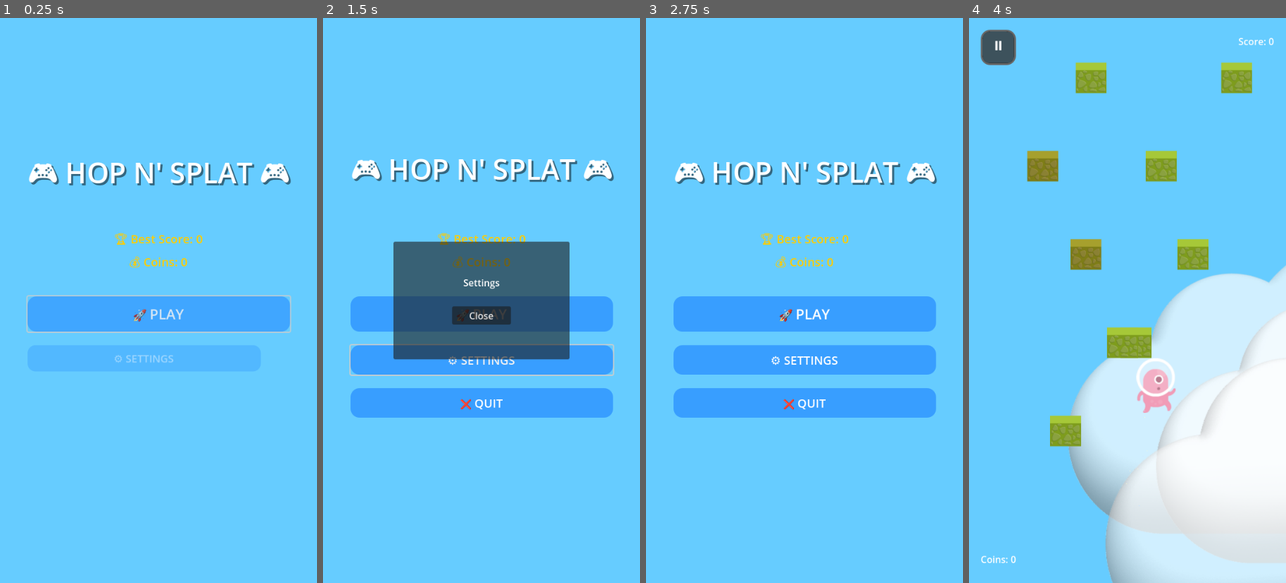
Above: before the commit, frames 1-4 (left to right).
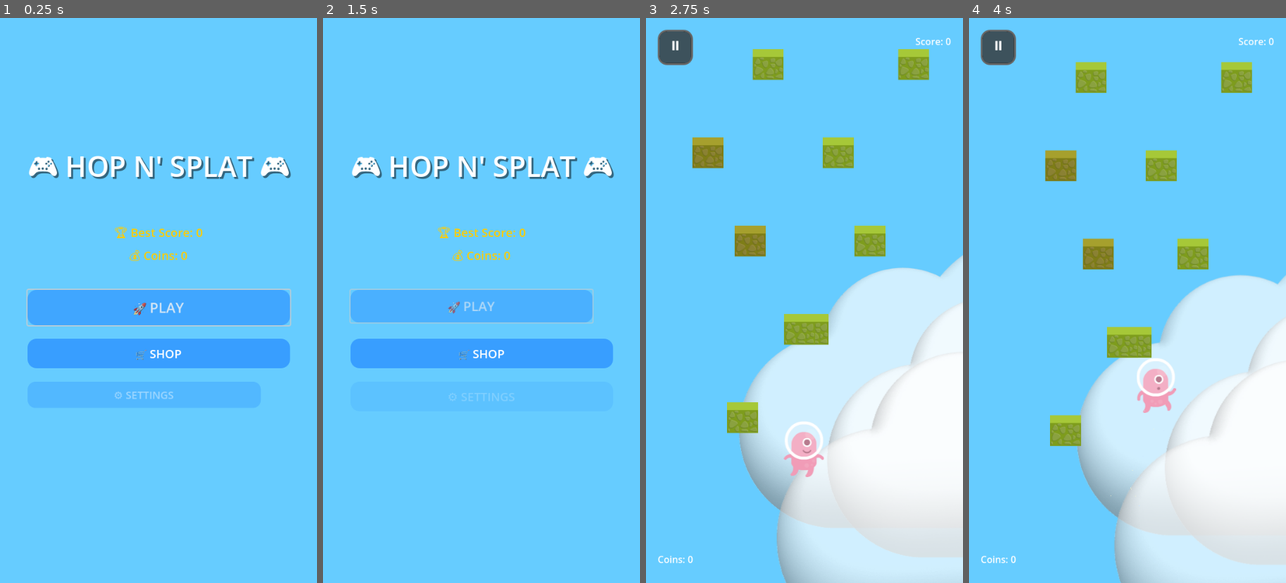
Above: after the commit, the same moments.

Repository: jeanleonhirwa/hopnsplat
Game: Godot game, scene res://scenes/MainMenu.tscn
Two runs of this game, one before a commit and one after it. Both use one fixed random seed, a clock stepped at 60 frames per second and the inputs below.
Inputs (mouse positions are in pixels of both pictures, inside the frame that each line leads up to):
- Up to frame 1 (0.25 s): no input
- Up to frame 2 (1.5 s): click (481, 351) at 0.5 s, where only the run after the commit has a clickable "🛒 SHOP"; click (357, 51) at 1.25 s, where only the run after the commit has a clickable "←"
- Up to frame 3 (2.75 s): click "🚀 PLAY" at 2 s
- Up to frame 4 (4 s): click (1127, 311) at 2.75 s, where only the run before the commit has a clickable "🚀 PLAY"; tap Enter (ui_accept) at 3.5, 3.77 s; move the mouse to (1197, 272) at 3.52 s; hold Right (ui_right) from 3.53 s (still down); click (1197, 272) at 3.67 s

The runs differ from the first frame. In frame 1, 9.6% of the frame differs, in the area x 8-92%, y 24-68%; in frame 2, 20%; in frame 3, 44%, in the area x 3-100%, y 2-100%; in frame 4, 4.2%.
Error after the commit: Invalid access to property or key 'theme_override_font_sizes' on a base object of type 'Label'. (res://scripts/shop.gd:125)

Commit message:
Improving the shop system

Diff:
--- a/scenes/MainMenu.tscn
+++ b/scenes/MainMenu.tscn
@@ -101,6 +101,20 @@
 layout_mode = 2
 custom_minimum_size = Vector2(0, 15)
 
+[node name="ShopButton" type="Button" parent="VBoxContainer/ButtonContainer"]
+layout_mode = 2
+custom_minimum_size = Vector2(0, 50)
+theme_override_styles/normal = SubResource("StyleBoxFlat_1")
+theme_override_styles/hover = SubResource("StyleBoxFlat_2")
+theme_override_styles/pressed = SubResource("StyleBoxFlat_1")
+theme_override_font_sizes/font_size = 20
+theme_override_colors/font_color = Color(1, 1, 1, 1)
+text = "🛒 SHOP"
+
+[node name="Spacer5" type="Control" parent="VBoxContainer/ButtonContainer"]
+layout_mode = 2
+custom_minimum_size = Vector2(0, 15)
+
 [node name="SettingsButton" type="Button" parent="VBoxContainer/ButtonContainer"]
 layout_mode = 2
 custom_minimum_size = Vector2(0, 50)
--- /dev/null
+++ b/scenes/Shop.tscn
@@ -0,0 +1,108 @@
+[gd_scene load_steps=4 format=3 uid="uid://bvn8y2qwxr4kl"]
+
+[ext_resource type="Script" path="res://scripts/shop.gd" id="1_shop"]
+
+[sub_resource type="StyleBoxFlat" id="StyleBoxFlat_1"]
+bg_color = Color(0.2, 0.6, 1, 0.9)
+corner_radius_top_left = 15
+corner_radius_top_right = 15
+corner_radius_bottom_right = 15
+corner_radius_bottom_left = 15
+
+[sub_resource type="StyleBoxFlat" id="StyleBoxFlat_2"]
+bg_color = Color(0.3, 0.7, 1, 1)
+corner_radius_top_left = 15
+corner_radius_top_right = 15
+corner_radius_bottom_right = 15
+corner_radius_bottom_left = 15
+
+[node name="Shop" type="Control"]
+layout_mode = 3
+anchors_preset = 15
+anchor_right = 1.0
+anchor_bottom = 1.0
+script = ExtResource("1_shop")
+
+[node name="Background" type="ColorRect" parent="."]
+layout_mode = 1
+anchors_preset = 15
+anchor_right = 1.0
+anchor_bottom = 1.0
+color = Color(0.4, 0.8, 1, 1)
+
+[node name="VBoxContainer" type="VBoxContainer" parent="."]
+layout_mode = 1
+anchors_preset = 15
+anchor_right = 1.0
+anchor_bottom = 1.0
+offset_left = 20.0
+offset_top = 20.0
+offset_right = -20.0
+offset_bottom = -20.0
+
+[node name="HeaderContainer" type="HBoxContainer" parent="VBoxContainer"]
+layout_mode = 2
+custom_minimum_size = Vector2(0, 80)
+
+[node name="BackButton" type="Button" parent="VBoxContainer/HeaderContainer"]
+layout_mode = 2
+custom_minimum_size = Vector2(80, 60)
+theme_override_styles/normal = SubResource("StyleBoxFlat_1")
+theme_override_styles/hover = SubResource("StyleBoxFlat_2")
+theme_override_font_sizes/font_size = 24
+theme_override_colors/font_color = Color(1, 1, 1, 1)
+text = "←"
+
+[node name="TitleLabel" type="Label" parent="VBoxContainer/HeaderContainer"]
+layout_mode = 2
+size_flags_horizontal = 3
+text = "🛒 SHOP"
+theme_override_font_sizes/font_size = 36
+theme_override_colors/font_color = Color(1, 1, 1, 1)
+horizontal_alignment = 1
+vertical_alignment = 1
+
+[node name="CurrencyLabel" type="Label" parent="VBoxContainer/HeaderContainer"]
+layout_mode = 2
+custom_minimum_size = Vector2(150, 0)
+text = "💰 Coins: 0"
+theme_override_font_sizes/font_size = 20
+theme_override_colors/font_color = Color(1, 0.8, 0, 1)
+horizontal_alignment = 2
+vertical_alignment = 1
+
+[node name="TabContainer" type="TabContainer" parent="VBoxContainer"]
+layout_mode = 2
+size_flags_vertical = 3
+theme_override_font_sizes/font_size = 18
+
+[node name="PlayerSkins" type="ScrollContainer" parent="VBoxContainer/TabContainer"]
+layout_mode = 2
+
+[node name="SkinsGrid" type="GridContainer" parent="VBoxContainer/TabContainer/PlayerSkins"]
+layout_mode = 2
+size_flags_horizontal = 3
+size_flags_vertical = 3
+columns = 2
+
+[node name="BoostUpgrades" type="ScrollContainer" parent="VBoxContainer/TabContainer"]
+layout_mode = 2
+visible = false
+
+[node name="UpgradesGrid" type="GridContainer" parent="VBoxContainer/TabContainer/BoostUpgrades"]
+layout_mode = 2
+size_flags_horizontal = 3
+size_flags_vertical = 3
+columns = 1
+
+[node name="PowerUps" type="ScrollContainer" parent="VBoxContainer/TabContainer"]
+layout_mode = 2
+visible = false
+
+[node name="PowerupsGrid" type="GridContainer" parent="VBoxContainer/TabContainer/PowerUps"]
+layout_mode = 2
+size_flags_horizontal = 3
+size_flags_vertical = 3
+columns = 2
+
+[connection signal="pressed" from="VBoxContainer/HeaderContainer/BackButton" to="." method="_on_back_button_pressed"]
--- a/scripts/main_menu.gd
+++ b/scripts/main_menu.gd
@@ -78,6 +78,12 @@
 		quit_button.pressed.connect(_on_quit_button_pressed)
 		quit_button.mouse_entered.connect(_on_button_hover)
 
+	# Connect shop button
+	var shop_button = $VBoxContainer/ButtonContainer/ShopButton
+	if shop_button:
+		shop_button.pressed.connect(_on_shop_button_pressed)
+		shop_button.mouse_entered.connect(_on_button_hover)
+
 func start_animations():
 	"""Start background animations and effects"""
 	if background_animation:
@@ -179,6 +185,18 @@
 		var tween = create_tween()
 		tween.tween_property(settings_panel, "modulate:a", 0.0, 0.3)
 		tween.tween_callback(func(): settings_panel.visible = false)
+
+func _on_shop_button_pressed():
+	"""Open shop scene"""
+	print("Shop button pressed")
+	if button_click_sound:
+		button_click_sound.play()
+
+	animate_button_press($VBoxContainer/ButtonContainer/ShopButton)
+
+	# Wait for animation then switch scene
+	await get_tree().create_timer(0.2).timeout
+	get_tree().change_scene_to_file("res://scenes/Shop.tscn")
 
 func refresh_stats():
 	"""Refresh displayed stats (called when returning from game)"""
--- /dev/null
+++ b/scripts/shop.gd
@@ -0,0 +1,211 @@
+extends Control
+
+# Shop System for Hop n' Splat
+signal purchase_made(item_type: String, item_id: String)
+
+# UI References
+@onready var currency_label = $VBoxContainer/HeaderContainer/CurrencyLabel
+@onready var skins_grid = $VBoxContainer/TabContainer/PlayerSkins/SkinsGrid
+@onready var upgrades_grid = $VBoxContainer/TabContainer/BoostUpgrades/UpgradesGrid
+@onready var powerups_grid = $VBoxContainer/TabContainer/PowerUps/PowerupsGrid
+
+# Shop Data
+var current_currency: int = 0
+var purchased_items: Dictionary = {}
+
+# Item definitions
+var shop_items = {
+	"skins": [
+		{"id": "alien_blue", "name": "Blue Alien", "price": 50, "description": "Cool blue variant"},
+		{"id": "alien_green", "name": "Green Alien", "price": 75, "description": "Nature-loving alien"},
+		{"id": "alien_red", "name": "Red Alien", "price": 100, "description": "Fiery red alien"},
+		{"id": "alien_gold", "name": "Golden Alien", "price": 200, "description": "Legendary golden skin"}
+	],
+	"upgrades": [
+		{"id": "jump_duration", "name": "Jump Boost+", "price": 150, "description": "Jump boost lasts 2x longer"},
+		{"id": "speed_duration", "name": "Speed Boost+", "price": 120, "description": "Speed boost lasts 2x longer"},
+		{"id": "shield_extra", "name": "Double Shield", "price": 180, "description": "Shield blocks 2 hits instead of 1"},
+		{"id": "magnet_range", "name": "Super Magnet", "price": 100, "description": "Coin magnet has 2x range"}
+	],
+	"powerups": [
+		{"id": "start_jump", "name": "Jump Start", "price": 80, "description": "Start each game with jump boost"},
+		{"id": "start_shield", "name": "Shield Start", "price": 120, "description": "Start each game with shield"},
+		{"id": "coin_multiplier", "name": "Coin Luck", "price": 250, "description": "Earn 2x coins from jumps"}
+	]
+}
+
+func _ready():
+	load_shop_data()
+	update_currency_display()
+	populate_shop_items()
+
+func load_shop_data():
+	"""Load currency and purchased items from save file"""
+	var save_file = FileAccess.open("user://hopnsplat_save.dat", FileAccess.READ)
+	if save_file:
+		var save_data = save_file.get_as_text()
+		save_file.close()
+
+		var json = JSON.new()
+		var parse_result = json.parse(save_data)
+		if parse_result == OK:
+			var data = json.data
+			current_currency = data.get("total_currency", 0)
+			purchased_items = data.get("purchased_items", {})
+
+func save_shop_data():
+	"""Save currency and purchased items to file"""
+	var save_file = FileAccess.open("user://hopnsplat_save.dat", FileAccess.READ)
+	var save_data = {}
+
+	if save_file:
+		var existing_data = save_file.get_as_text()
+		save_file.close()
+
+		var json = JSON.new()
+		var parse_result = json.parse(existing_data)
+		if parse_result == OK:
+			save_data = json.data
+
+	# Update with current shop data
+	save_data["total_currency"] = current_currency
+	save_data["purchased_items"] = purchased_items
+
+	# Save back to file
+	save_file = FileAccess.open("user://hopnsplat_save.dat", FileAccess.WRITE)
+	if save_file:
+		save_file.store_string(JSON.stringify(save_data))
+		save_file.close()
+
+func update_currency_display():
+	"""Update the currency label"""
+	currency_label.text = "💰 Coins: " + str(current_currency)
+
+func populate_shop_items():
+	"""Create shop item buttons for each category"""
+	create_skin_items()
+	create_upgrade_items()
+	create_powerup_items()
+
+func create_skin_items():
+	"""Create player skin shop items"""
+	for item in shop_items["skins"]:
+		var item_button = create_shop_item_button(item, "skins")
+		skins_grid.add_child(item_button)
+
+func create_upgrade_items():
+	"""Create boost upgrade shop items"""
+	for item in shop_items["upgrades"]:
+		var item_button = create_shop_item_button(item, "upgrades")
+		upgrades_grid.add_child(item_button)
+
+func create_powerup_items():
+	"""Create power-up shop items"""
+	for item in shop_items["powerups"]:
+		var item_button = create_shop_item_button(item, "powerups")
+		powerups_grid.add_child(item_button)
+
+func create_shop_item_button(item: Dictionary, category: String) -> Control:
+	"""Create a shop item button with purchase functionality"""
+	var item_container = VBoxContainer.new()
+	item_container.custom_minimum_size = Vector2(240, 120)
+
+	# Item panel
+	var item_panel = Panel.new()
+	item_panel.custom_minimum_size = Vector2(240, 120)
+
+	# Item info container
+	var info_container = VBoxContainer.new()
+	info_container.set_anchors_and_offsets_preset(Control.PRESET_FULL_RECT)
+	info_container.add_theme_constant_override("separation", 5)
+
+	# Item name
+	var name_label = Label.new()
+	name_label.text = item["name"]
+	name_label.theme_override_font_sizes["font_size"] = 18
+	name_label.theme_override_colors["font_color"] = Color.WHITE
+	name_label.horizontal_alignment = HORIZONTAL_ALIGNMENT_CENTER
+
+	# Item description
+	var desc_label = Label.new()
+	desc_label.text = item["description"]
+	desc_label.theme_override_font_sizes["font_size"] = 12
+	desc_label.theme_override_colors["font_color"] = Color(0.8, 0.8, 0.8)
+	desc_label.horizontal_alignment = HORIZONTAL_ALIGNMENT_CENTER
+	desc_label.autowrap_mode = TextServer.AUTOWRAP_WORD_SMART
+
+	# Purchase button
+	var purchase_button = Button.new()
+	purchase_button.custom_minimum_size = Vector2(0, 30)
+
+	# Check if already purchased
+	var item_key = category + "_" + item["id"]
+	if purchased_items.has(item_key):
+		purchase_button.text = "✓ OWNED"
+		purchase_button.disabled = true
+		purchase_button.theme_override_colors["font_color"] = Color.GREEN
+	else:
+		purchase_button.text = "💰 " + str(item["price"])
+		purchase_button.disabled = current_currency < item["price"]
+		if purchase_button.disabled:
+			purchase_button.theme_override_colors["font_color"] = Color.RED
+		else:
+			purchase_button.theme_override_colors["font_color"] = Color.WHITE
+
+	# Connect purchase signal
+	purchase_button.pressed.connect(_on_item_purchased.bind(item, category))
+
+	# Add to containers
+	info_container.add_child(name_label)
+	info_container.add_child(desc_label)
+	info_container.add_child(purchase_button)
+	item_panel.add_child(info_container)
+	item_container.add_child(item_panel)
+
+	return item_container
+
+func _on_item_purchased(item: Dictionary, category: String):
+	"""Handle item purchase"""
+	var item_key = category + "_" + item["id"]
+	var price = item["price"]
+
+	if current_currency >= price and not purchased_items.has(item_key):
+		# Deduct currency
+		current_currency -= price
+
+		# Mark as purchased
+		purchased_items[item_key] = true
+
+		# Save data
+		save_shop_data()
+
+		# Update UI
+		update_currency_display()
+		refresh_shop_items()
+
+		# Emit signal for game to handle
+		emit_signal("purchase_made", category, item["id"])
+
+		print("Purchased: ", item["name"], " for ", price, " coins")
+
+func refresh_shop_items():
+	"""Refresh all shop item displays"""
+	# Clear existing items
+	for child in skins_grid.get_children():
+		child.queue_free()
+	for child in upgrades_grid.get_children():
+		child.queue_free()
+	for child in powerups_grid.get_children():
+		child.queue_free()
+
+	# Repopulate
+	call_deferred("populate_shop_items")
+
+func _on_back_button_pressed():
+	"""Return to main menu"""
+	get_tree().change_scene_to_file("res://scenes/MainMenu.tscn")
+
+func set_currency(amount: int):
+	"""Set current currency amount (called from main menu)"""
+	current_currency = amount
+	update_currency_display()
--- a/scripts/shop_system.gd
+++ /dev/null
@@ -1,201 +0,0 @@
-extends Node
-
-# Shop System for Hop n' Splat
-# Manages purchasable items, player inventory, and shop UI
-
-signal item_purchased(item_id: String, cost: int)
-signal currency_updated(new_amount: int)
-
-# Shop item categories
-enum ItemCategory {
-	SKINS,
-	UPGRADES,
-	BOOSTS
-}
-
-# Shop item data structure
-class ShopItem:
-	var id: String
-	var name: String
-	var description: String
-	var cost: int
-	var category: ItemCategory
-	var icon_path: String
-	var is_purchased: bool = false
-	var is_equipped: bool = false
-
-	func _init(item_id: String, item_name: String, item_desc: String, item_cost: int, item_category: ItemCategory, item_icon: String = ""):
-		id = item_id
-		name = item_name
-		description = item_desc
-		cost = item_cost
-		category = item_category
-		icon_path = item_icon
-
-# Available shop items
-var shop_items: Dictionary = {}
-var player_inventory: Array[String] = []
-var equipped_items: Dictionary = {}
-
-# Save file path
-const SHOP_SAVE_FILE = "user://shop_data.save"
-
-func _ready():
-	initialize_shop_items()
-	load_shop_data()
-
-func initialize_shop_items():
-	"""Initialize all available shop items"""
-
-	# PLAYER SKINS
-	shop_items["skin_blue"] = ShopItem.new(
-		"skin_blue", "Blue Alien", "Cool blue alien skin", 50, ItemCategory.SKINS, "res://assets/player/alienBlue.png"
-	)
-	shop_items["skin_green"] = ShopItem.new(
-		"skin_green", "Green Alien", "Fresh green alien skin", 75, ItemCategory.SKINS, "res://assets/player/alienGreen.png"
-	)
-	shop_items["skin_yellow"] = ShopItem.new(
-		"skin_yellow", "Yellow Alien", "Bright yellow alien skin", 100, ItemCategory.SKINS, "res://assets/player/alienYellow.png"
-	)
-
-	# BOOST UPGRADES
-	shop_items["jump_boost_upgrade"] = ShopItem.new(
-		"jump_boost_upgrade", "Jump Boost+", "Increases jump boost duration by 2 seconds", 150, ItemCategory.UPGRADES
-	)
-	shop_items["speed_boost_upgrade"] = ShopItem.new(
-		"speed_boost_upgrade", "Speed Boost+", "Increases speed boost duration by 2 seconds", 150, ItemCategory.UPGRADES
-	)
-	shop_items["shield_upgrade"] = ShopItem.new(
-		"shield_upgrade", "Shield+", "Shield blocks 2 hits instead of 1", 200, ItemCategory.UPGRADES
-	)
-	shop_items["magnet_upgrade"] = ShopItem.new(
-		"magnet_upgrade", "Magnet+", "Increases coin magnet radius by 50%", 175, ItemCategory.UPGRADES
-	)
-
-	# BOOST PACKS (consumable)
-	shop_items["boost_pack_small"] = ShopItem.new(
-		"boost_pack_small", "Small Boost Pack", "Start with 1 random boost", 25, ItemCategory.BOOSTS
-	)
-	shop_items["boost_pack_large"] = ShopItem.new(
-		"boost_pack_large", "Large Boost Pack", "Start with 2 random boosts", 75, ItemCategory.BOOSTS
-	)
-
-func get_items_by_category(category: ItemCategory) -> Array[ShopItem]:
-	"""Get all items in a specific category"""
-	var items: Array[ShopItem] = []
-	for item_id in shop_items:
-		var item = shop_items[item_id]
-		if item.category == category:
-			items.append(item)
-	return items
-
-func can_purchase_item(item_id: String, player_currency: int) -> bool:
-	"""Check if player can purchase an item"""
-	if not shop_items.has(item_id):
-		return false
-
-	var item = shop_items[item_id]
-	return not item.is_purchased and player_currency >= item.cost
-
-func purchase_item(item_id: String, player_currency: int) -> bool:
-	"""Purchase an item if possible"""
-	if not can_purchase_item(item_id, player_currency):
-		return false
-
-	var item = shop_items[item_id]
-	item.is_purchased = true
-	player_inventory.append(item_id)
-
-	# Auto-equip first skin purchased
-	if item.category == ItemCategory.SKINS and not equipped_items.has("skin"):
-		equip_item(item_id)
-
-	save_shop_data()
-	emit_signal("item_purchased", item_id, item.cost)
-	return true
-
-func equip_item(item_id: String) -> bool:
-	"""Equip a purchased item"""
-	if not shop_items.has(item_id) or not shop_items[item_id].is_purchased:
-		return false
-
-	var item = shop_items[item_id]
-
-	# Unequip previous item of same category
-	match item.category:
-		ItemCategory.SKINS:
-			# Unequip current skin
-			if equipped_items.has("skin"):
-				var old_skin = shop_items[equipped_items["skin"]]
-				old_skin.is_equipped = false
-			equipped_items["skin"] = item_id
-			item.is_equipped = true
-
-	save_shop_data()
-	return true
-
-func get_equipped_skin() -> String:
-	"""Get currently equipped skin ID"""
-	return equipped_items.get("skin", "default")
-
-func has_upgrade(upgrade_id: String) -> bool:
-	"""Check if player has purchased an upgrade"""
-	return shop_items.has(upgrade_id) and shop_items[upgrade_id].is_purchased
-
-func save_shop_data():
-	"""Save shop data to file"""
-	var save_data = {
-		"inventory": player_inventory,
-		"equipped": equipped_items,
-		"purchased_items": {}
-	}
-
-	# Save purchase status for all items
-	for item_id in shop_items:
-		var item = shop_items[item_id]
-		save_data.purchased_items[item_id] = {
-			"is_purchased": item.is_purchased,
-			"is_equipped": item.is_equipped
-		}
-
-	var save_file = FileAccess.open(SHOP_SAVE_FILE, FileAccess.WRITE)
-	if save_file:
-		save_file.store_string(JSON.stringify(save_data))
-		save_file.close()
-		print("Shop data saved successfully")
-
-func load_shop_data():
-	"""Load shop data from file"""
-	if not FileAccess.file_exists(SHOP_SAVE_FILE):
-		print("No shop save file found, using defaults")
-		return
-
-	var save_file = FileAccess.open(SHOP_SAVE_FILE, FileAccess.READ)
-	if not save_file:
-		print("Failed to open shop save file")
-		return
-
-	var save_data_text = save_file.get_as_text()
-	save_file.close()
-
-	var json = JSON.new()
-	var parse_result = json.parse(save_data_text)
-	if parse_result != OK:
-		print("Failed to parse shop save data")
-		return
-
-	var save_data = json.data
-
-	# Restore inventory and equipped items
-	player_inventory = save_data.get("inventory", [])
-	equipped_items = save_data.get("equipped", {})
-
-	# Restore purchase status
-	var purchased_items = save_data.get("purchased_items", {})
-	for item_id in purchased_items:
-		if shop_items.has(item_id):
-			var item_data = purchased_items[item_id]
-			shop_items[item_id].is_purchased = item_data.get("is_purchased", false)
-			shop_items[item_id].is_equipped = item_data.get("is_equipped", false)
-
-	print("Shop data loaded successfully")
Not shown, added: scripts/shop.gd.uid
